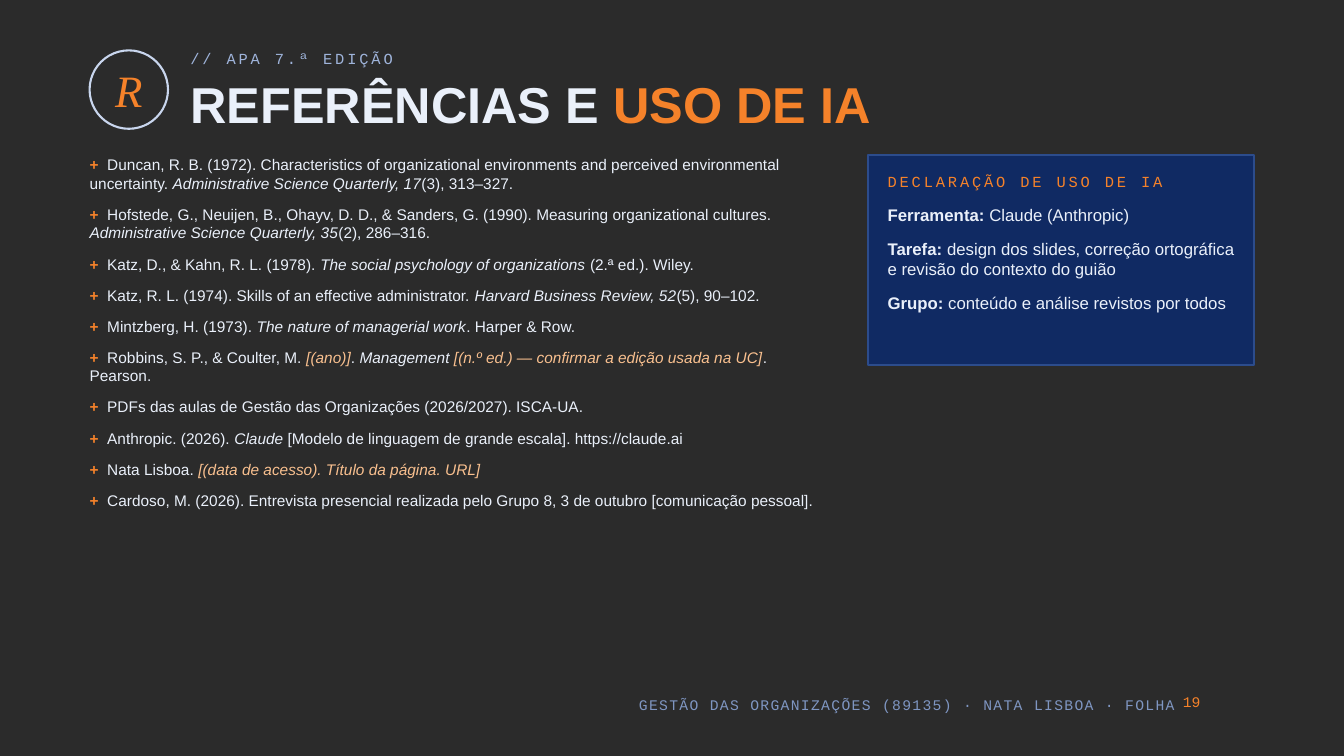
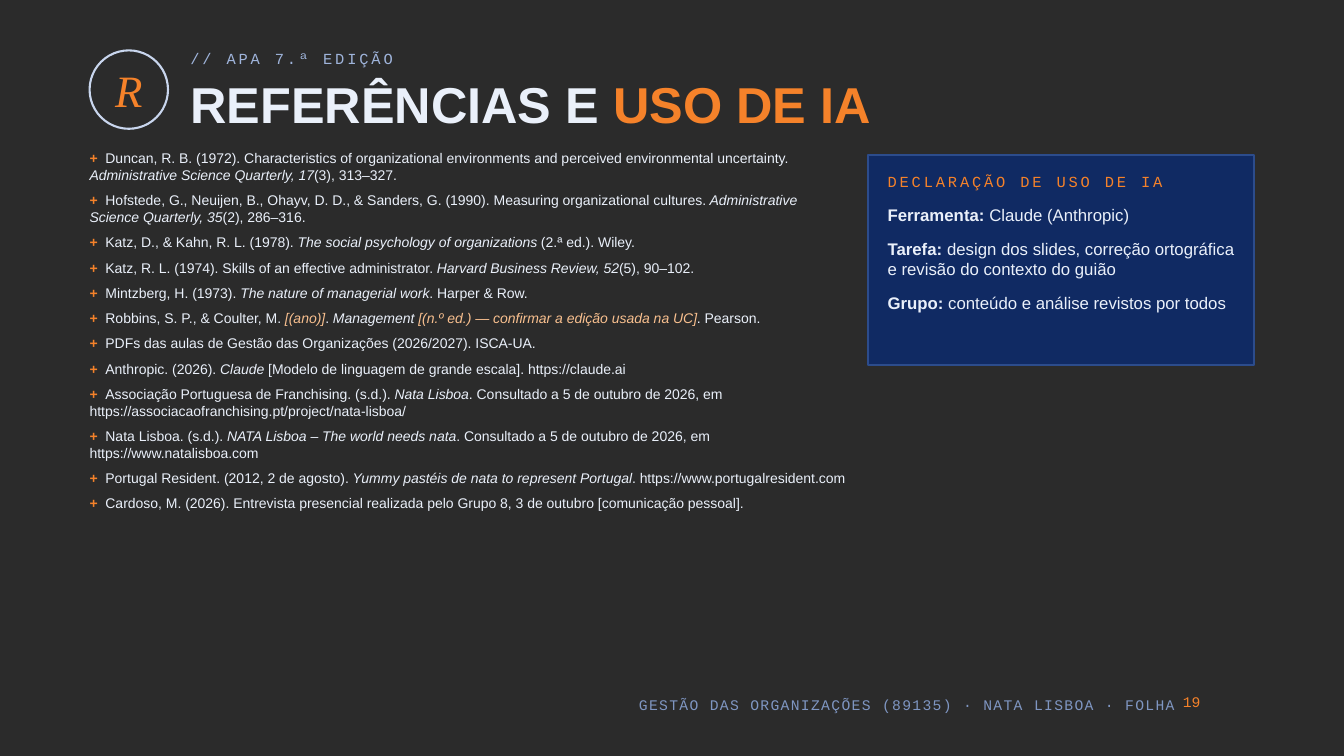
Before and after one commit to kd25gpgdw9-lang/Oceanum, a slide deck: slide 19 of apresentacao-go-89135/Nata_Lisboa_GO_89135.pptx. Drawn at 1344x756 pixels with LibreOffice and Linux fonts; fonts in the diff are those of the drawing; background and template pictures are left out; a plain dark background stands for a picture behind light text. Boxes give left, top, right and bottom in pixels: in the first picture for what was removed or moved away, otherwise in the second. Text is boxed around its words. In the diff, an @@ line names an element or a change of style, - is before the commit and + after.

```diff
--- a/apresentacao-go-89135/Nata_Lisboa_GO_89135.pptx
+++ b/apresentacao-go-89135/Nata_Lisboa_GO_89135.pptx
@@ text at (90, 153, 798, 511): size 11 to 10 pt in "+ Duncan, R. B. (1972). Characteristics of ...", "+ Hofstede, G., Neuijen, B., Ohayv, D. ...", "+ Katz, D., & Kahn, R. L. ...", "+ Katz, R. L. (1974). Skills of ..." and 5 more places; less space between paragraphs @@
@@ text at (90, 389, 846, 486): text changed; size 11 to 10 pt; text colour #F9C08F to #EAF0FA; italic off @@
-+ Nata Lisboa. [(data de acesso). Título da página. URL]
++ Associação Portuguesa de Franchising. (s.d.). Nata Lisboa. Consultado a 5 de outubro de 2026, em https://associacaofranchising.pt/project/nata-lisboa/
++ Nata Lisboa. (s.d.). NATA Lisboa – The world needs nata. Consultado a 5 de outubro de 2026, em https://www.natalisboa.com
++ Portugal Resident. (2012, 2 de agosto). Yummy pastéis de nata to represent Portugal. https://www.portugalresident.com
```
Also in this commit, not shown: 9 other slides changed, 5 other files.
